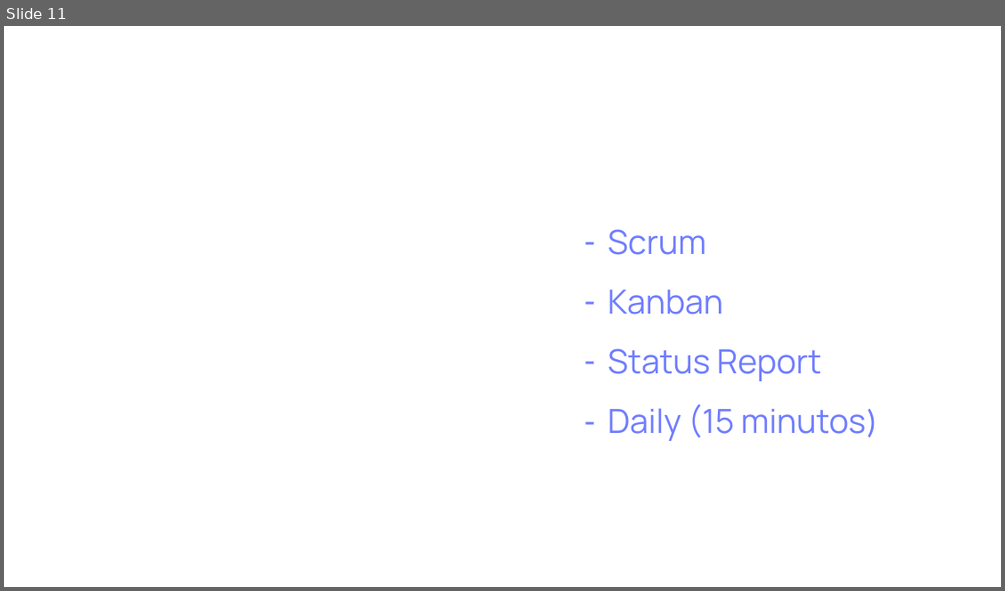
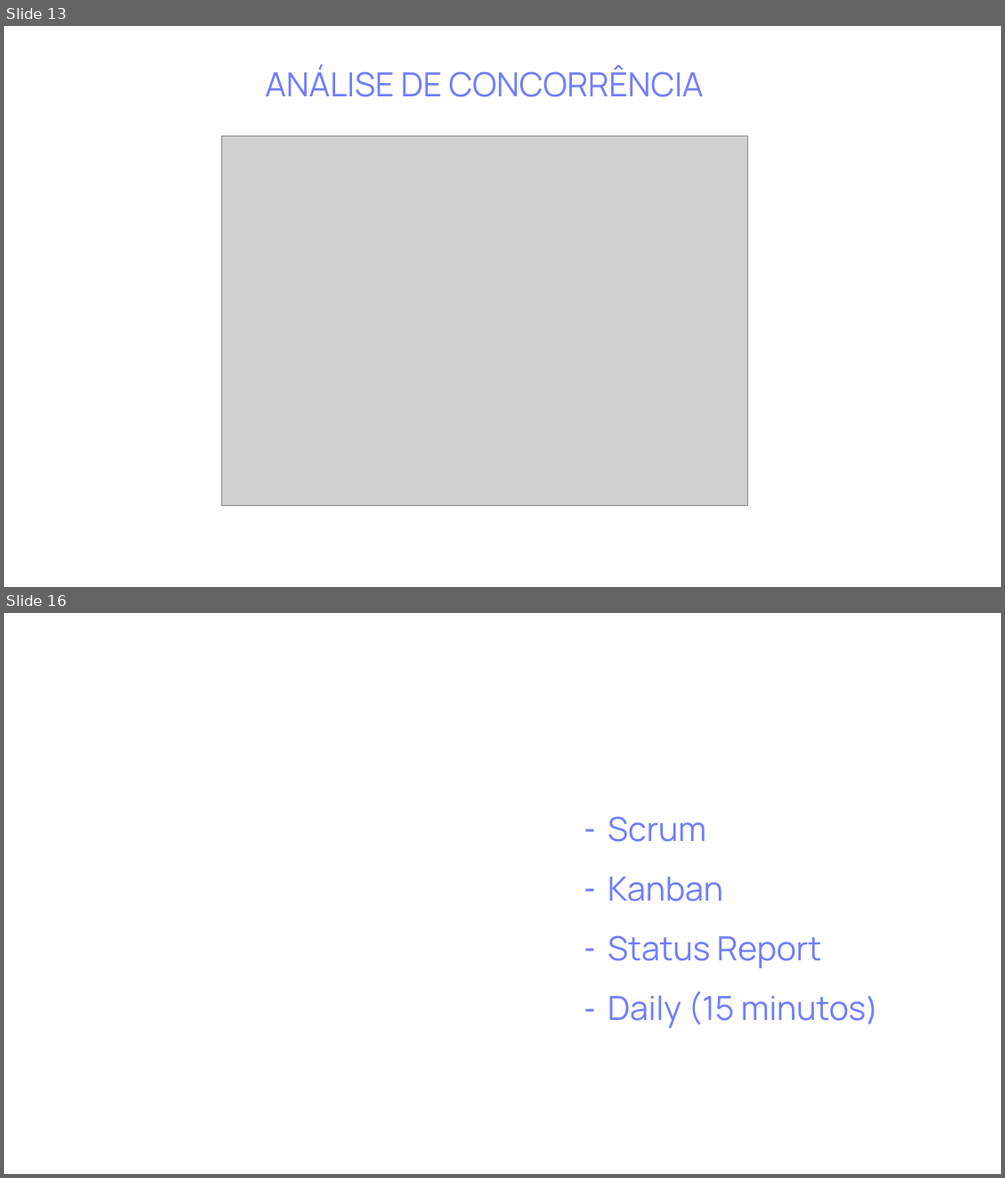
Before and after one commit to BandTec/simplify, a slide deck: 4-Semestre/Documentação/Material-institucional/Simplify.pptx. Shown one above the other, each under a label of ours: slide 11 before the commit, slides 13 and 16 after it; the slides between them are not shown. The pictures are 1005x591 and 1005x1178 pixels, drawn with LibreOffice and Linux fonts; fonts in the diff are those of the drawing; grey boxes stand for pictures; background and template pictures are left out. Boxes give left, top, right and bottom in pixels: in the first picture for what was removed or moved away, otherwise in the second. Text is boxed around its words. In the diff, an @@ line names an element or a change of style, - is before the commit and + after.

```diff
--- a/4-Semestre/Documentação/Material-institucional/Simplify.pptx
+++ b/4-Semestre/Documentação/Material-institucional/Simplify.pptx
@@ slide 13 added at (4, 26, 1001, 587), background picture (left out) @@
@@ text added at (265, 66, 704, 97), 32 pt, text #6F7DFF @@
+ANÁLISE DE CONCORRÊNCIA
@@ picture added at (222, 136, 748, 506) @@
@@ what was slide 11 is now slide 16 @@
```
Also in this commit, not shown: 4 other slides added.
